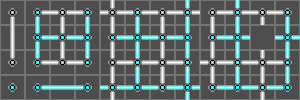
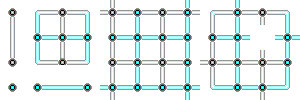
The second 300px x 100px image is a revision of the first. Changes to its layers:
painted on "more_pipes" over [11, 0, 300, 100]
hid "grid" over [0, 0, 300, 100]
hid "bg" over [0, 0, 300, 100]
